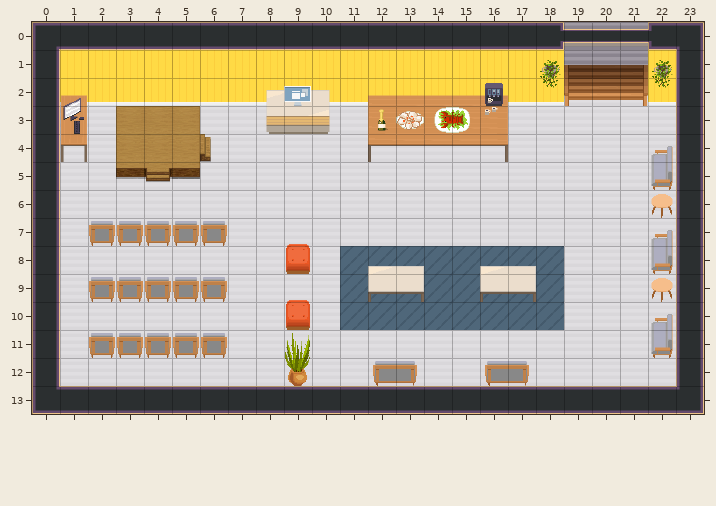
An edit to a level. Tiled map (JSON), map2.tmj. Above, as it was before the edit.
Cells are 32x32 px. Shown: x 0..23, y 0..13.
Now the later version:
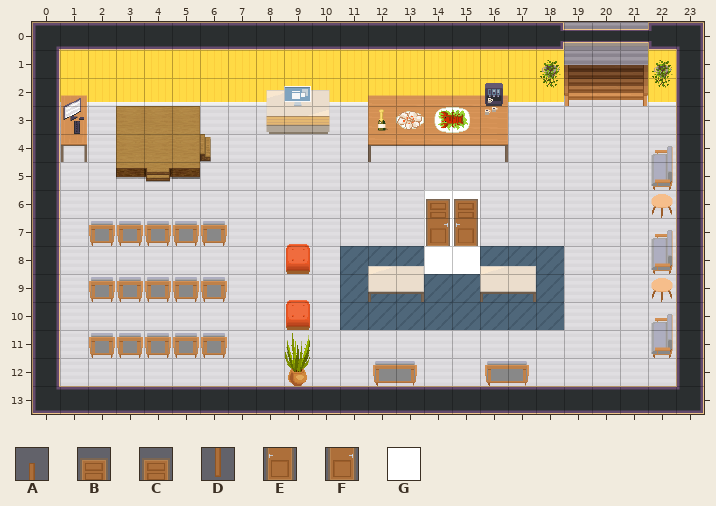
Key: from "WA_Room_Builder": A 855, B 860, C 860 flipped left-right, D 880, E 885, F 885 flipped left-right; from "WA_Special_Zones": G 0.
_ is an empty cell.
Tiles of an added or newly shown layer are drawn over the layers below it.
The commit says: open door
Change:
Layer "doorstep" (added):
There is now tile G in rows 6 to 8 at x 14 to 15.
Layer "openeddoor" (added):
There is now tile A in row 6 at x 14 to 15.
There is now tile D in row 7 at x 14 to 15.
Layer "closeddoor" (added):
There is now tile B in row 6 at x 15.
There is now tile C in row 6 at x 14.
There is now tile E in row 7 at x 15.
There is now tile F in row 7 at x 14.
Changed places in both pictures, as pixel boxes (x1, y1, x2, y2):
added: (424, 190, 480, 274)
